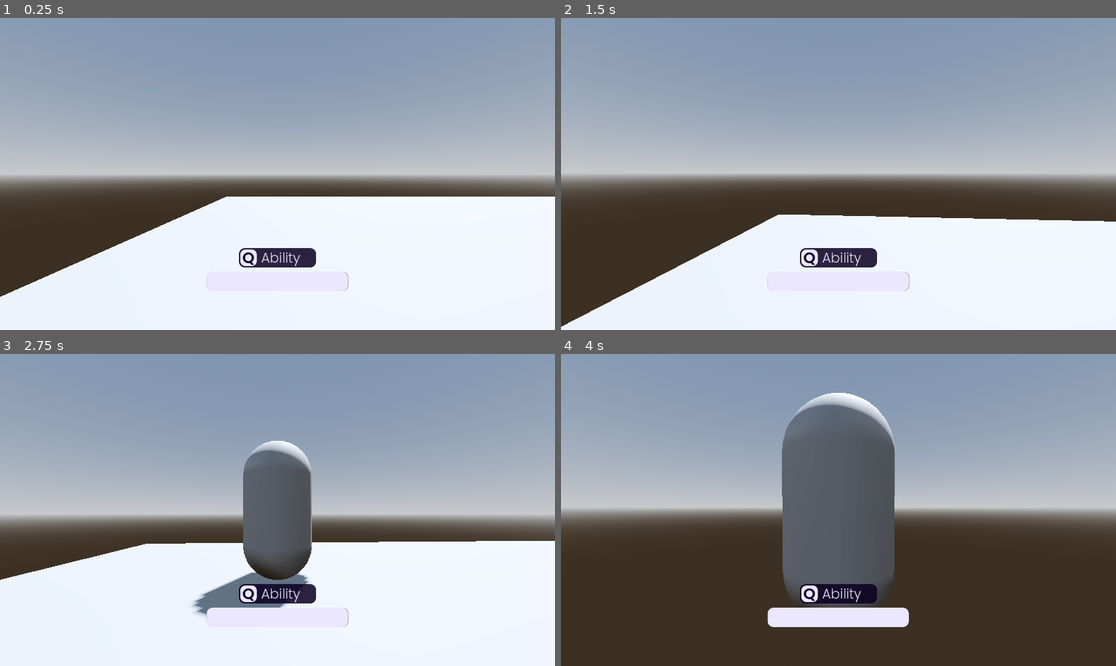
Above: before the commit, frames 1-4 (two rows, left to right).
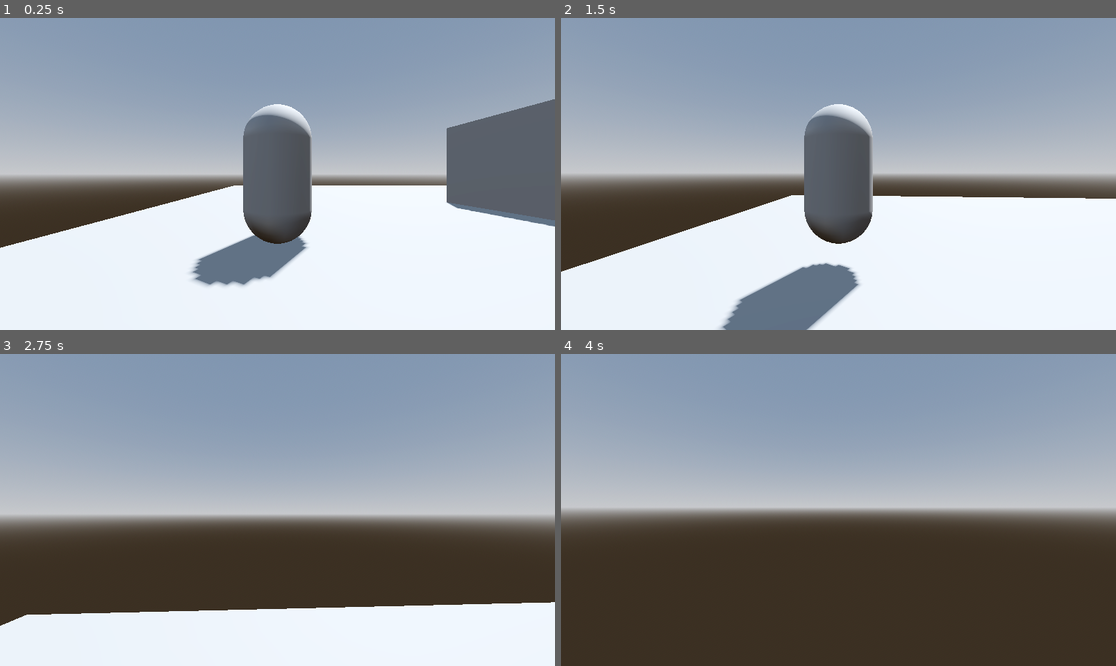
Above: after the commit, the same moments.

Repository: CrispyMD/Escape-The-Establishment
Game: Godot game, scene res://scenes/main_level.tscn
Two runs of this game, one before a commit and one after it. Both use one fixed random seed, a clock stepped at 60 frames per second and the inputs below.
Inputs (mouse positions are in pixels of both pictures, inside the frame that each line leads up to):
- Up to frame 1 (0.25 s): no input
- Up to frame 2 (1.5 s): tap Enter at 0.5 s; move the mouse to (866, 174) at 0.52 s; hold W (forward) from 0.53 s (still down); tap Q (ability) at 0.6 s; tap Space (jump) at 0.77 s; move the mouse to (810, 174) at 1.27 s; tap E (interact) at 1.35 s
- Up to frame 3 (2.75 s): keep holding W (forward); tap Space (jump) at 1.52 s; move the mouse to (288, 503) at 2.02 s; tap F (switch_pov) at 2.1 s
- Up to frame 4 (4 s): keep holding W (forward); move the mouse to (832, 516) at 2.77 s; tap Q (ability) at 2.85 s; tap Space (jump) at 3.02, 3.77 s; move the mouse to (877, 513) at 3.52 s; tap E (interact) at 3.6 s

The runs differ from the first frame. In frame 1, 18% of the frame differs, in the area x 0-100%, y 26-90%; in frame 2, 17%; in frame 3, 23%, in the area x 0-100%, y 27-88%; in frame 4, 14%.

Commit message:
small update

Diff:
--- a/Escape The Establishment/scenes/character.tscn
+++ b/Escape The Establishment/scenes/character.tscn
@@ -56,7 +56,6 @@
 [node name="Character" type="CharacterBody3D"]
 collision_layer = 3
 script = ExtResource("1_vew7i")
-is_beast = true
 
 [node name="MeshInstance3D" type="MeshInstance3D" parent="."]
 mesh = SubResource("CapsuleMesh_35hl4")
@@ -81,6 +80,7 @@
 [node name="AbilityTimer" type="Timer" parent="."]
 
 [node name="CharacterUI" type="Control" parent="."]
+visible = false
 layout_mode = 3
 anchors_preset = 15
 anchor_right = 1.0
--- a/Escape The Establishment/scripts/computer.gd
+++ b/Escape The Establishment/scripts/computer.gd
@@ -17,7 +17,7 @@
 	nodes_in_hack_area.erase(body)
 	if not body is player: return
 	body.interact_pressed.disconnect(hack_computer)
-	body.get_node("CharacterUIUI").visible = false
+	body.get_node("CharacterUI").visible = false
 
 func hack_computer():
 	print("ein li moah")
